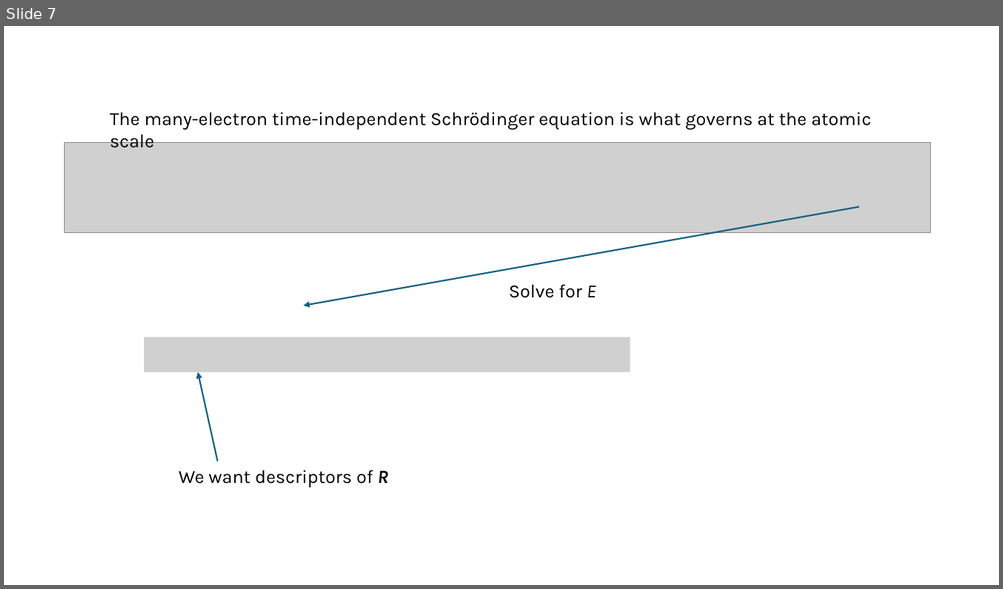
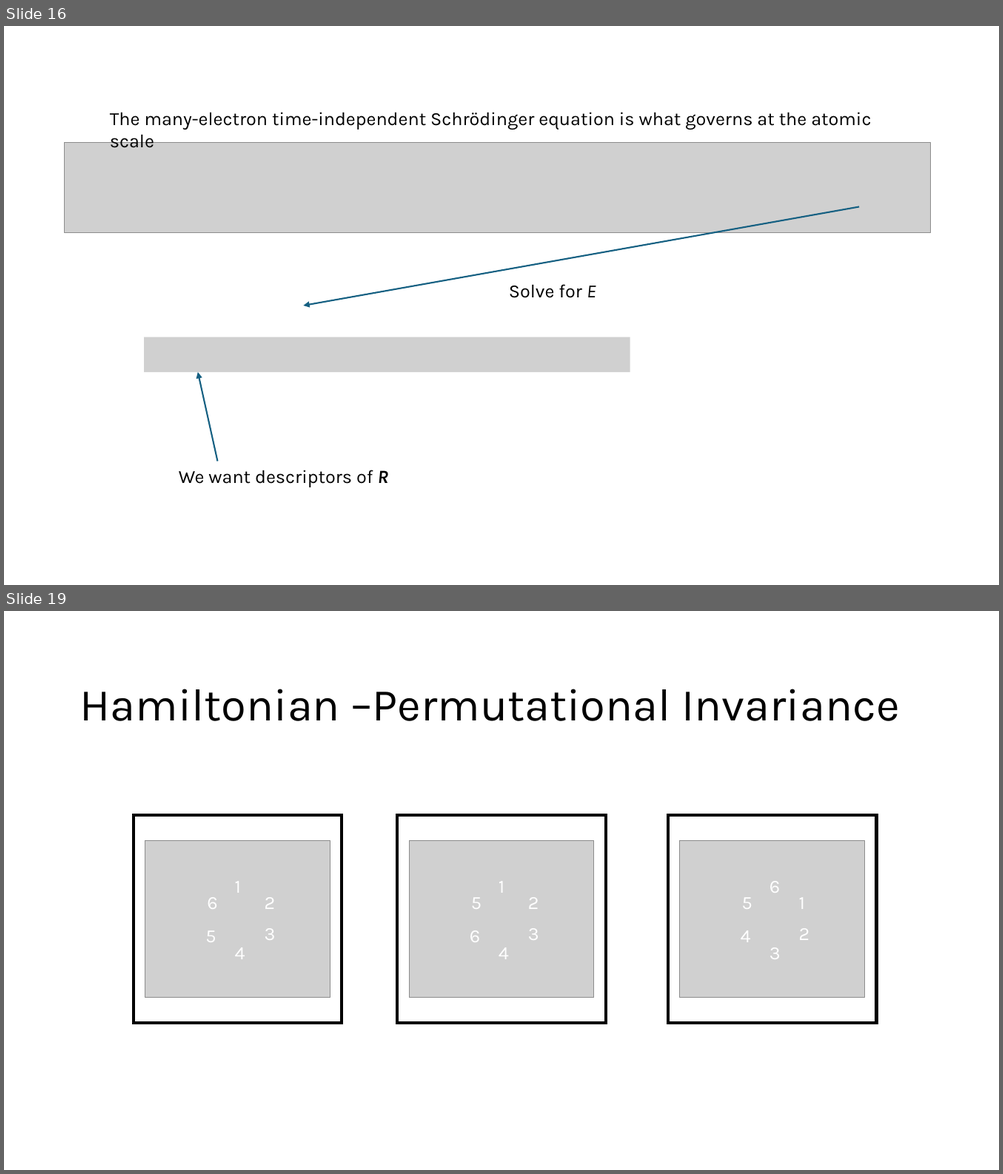
Before and after one commit to Mads-PeterVC/imlms, a slide deck: lessons/lesson_5/lecture_5.pptx. Shown one above the other, each under a label of ours: slide 7 before the commit, slides 16 and 19 after it; the slides between them are not shown. The pictures are 1003x589 and 1003x1174 pixels, drawn with LibreOffice and Linux fonts; fonts in the diff are those of the drawing; grey boxes stand for pictures. Boxes give left, top, right and bottom in pixels: in the first picture for what was removed or moved away, otherwise in the second. Text is boxed around its words. In the diff, an @@ line names an element or a change of style, - is before the commit and + after.

```diff
--- a/lessons/lesson_5/lecture_5.pptx
+++ b/lessons/lesson_5/lecture_5.pptx
@@ slide 19 added at box(4, 611, 999, 1170), background #FFFFFF @@
@@ title added at box(79, 689, 899, 721), 44 pt, text #000000 @@
+Hamiltonian –Permutational Invariance
@@ rectangle added at box(133, 815, 341, 1024), outline #000000 3 pt @@
@@ rectangle added at box(397, 815, 606, 1024), outline #000000 3 pt @@
@@ rectangle added at box(668, 815, 876, 1024), outline #000000 3 pt @@
@@ picture added at box(145, 841, 330, 998) @@
@@ picture added at box(409, 841, 595, 998) @@
@@ picture added at box(680, 841, 865, 998) @@
@@ text added at box(207, 897, 217, 909), 18 pt, text #FFFFFF @@
+6
@@ text added at box(235, 881, 241, 893), 18 pt, text #FFFFFF @@
+1
@@ text added at box(264, 897, 276, 909), 18 pt, text #FFFFFF @@
+2
@@ text added at box(471, 898, 481, 909), 18 pt, text #FFFFFF @@
+5
@@ text added at box(498, 881, 504, 893), 18 pt, text #FFFFFF @@
+1
@@ text added at box(528, 897, 539, 909), 18 pt, text #FFFFFF @@
+2
@@ text added at box(742, 898, 752, 909), 18 pt, text #FFFFFF @@
+5
@@ text added at box(769, 881, 780, 893), 18 pt, text #FFFFFF @@
+6
@@ text added at box(799, 897, 805, 909), 18 pt, text #FFFFFF @@
+1
@@ text added at box(205, 931, 216, 943), 18 pt, text #FFFFFF @@
+5
@@ text added at box(264, 928, 276, 940), 18 pt, text #FFFFFF @@
+3
@@ text added at box(469, 931, 480, 943), 18 pt, text #FFFFFF @@
+6
@@ text added at box(528, 928, 539, 940), 18 pt, text #FFFFFF @@
+3
@@ text added at box(740, 931, 751, 943), 18 pt, text #FFFFFF @@
+4
@@ text added at box(799, 928, 810, 940), 18 pt, text #FFFFFF @@
+2
@@ text added at box(235, 948, 245, 960), 18 pt, text #FFFFFF @@
+4
@@ text added at box(498, 948, 509, 960), 18 pt, text #FFFFFF @@
+4
@@ text added at box(769, 948, 780, 960), 18 pt, text #FFFFFF @@
+3
@@ what was slide 7 is now slide 16 @@
```
Also in this commit, not shown: 12 other slides added, 3 other files.
